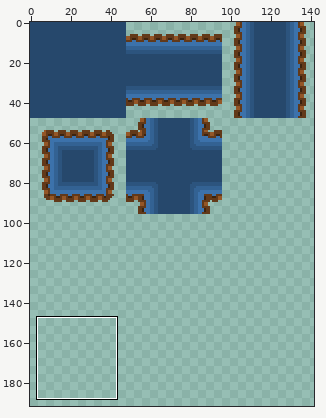
One commit to this sprite sheet: assets/biomes/ocean.png. The picture above shows the old version from afar; the outline marks the close-up.
Close-up. Earlier state:
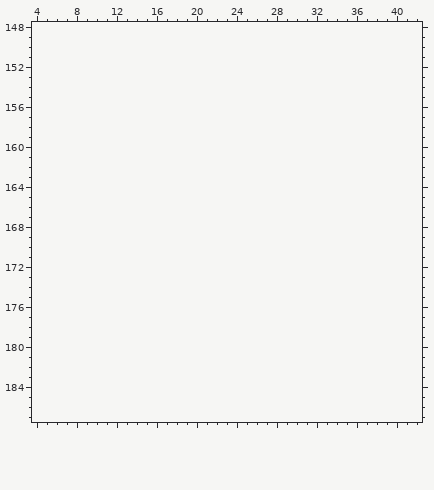
The file is 144x96 pixels. Shown: x 4..42, y 148..187. The old version is drawn lined up with the new one, on the new canvas. The wide view leaves out empty margins. The commit also changed other parts of the picture, which this record leaves out.
Palette (. is transparent): 
After the commit:
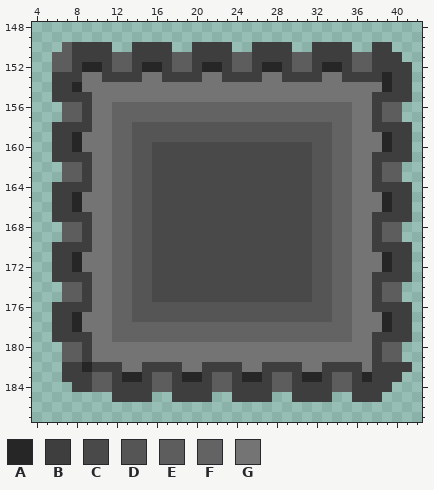
Colours new in this view: A #262626  B #3e3e3e  C #494949  D #555555  E #5d5d5d  F #636363  G #747474
Edits made:
canvas 144x96 -> 144x192
y 150: x 7..11 ..... -> EBBBB; x 14..17 .... -> BBBB; x 20..23 .... -> BBBB; x 26..29 .... -> BBBB; x 32..35 .... -> BBBB; x 38..39 .. -> BB
y 151: x 6..40 ................................... -> EEBBBBEEBBBBEEBBBBEEBBBBEEBBBBEEBBB
y 152: x 6..41 .................................... -> EEBAABEEBAABEEBAABEEBAABEEBAABEEBBBB
y 153: x 6..41 .................................... -> BBBGGBBBBGGBBBBGGBBBBGGBBBBGGBBBBABB
y 154: x 6..41 .................................... -> BBAGGGGGGGGGGGGGGGGGGGGGGGGGGGGGGABB
y 155: x 6..41 .................................... -> BBBBGGGGGGGGGGGGGGGGGGGGGGGGGGGGBBBB
y 156..157: x 7..40 .................................. -> EEBGGFFFFFFFFFFFFFFFFFFFFFFFFGGBEE
y 158: x 6..41 .................................... -> BBBBGGFFDDDDDDDDDDDDDDDDDDDDFFGGBBBB
y 159: x 6..41 .................................... -> BBAGGGFFDDDDDDDDDDDDDDDDDDDDFFGGGABB
y 160: x 6..41 .................................... -> BBAGGGFFDDCCCCCCCCCCCCCCCCDDFFGGGABB
y 161: x 6..41 .................................... -> BBBBGGFFDDCCCCCCCCCCCCCCCCDDFFGGBBBB
y 162..163: x 7..40 .................................. -> EEBGGFFDDCCCCCCCCCCCCCCCCDDFFGGBEE
y 164: x 6..41 .................................... -> BBBBGGFFDDCCCCCCCCCCCCCCCCDDFFGGBBBB
y 165..166: x 6..41 .................................... -> BBAGGGFFDDCCCCCCCCCCCCCCCCDDFFGGGABB
y 167: x 6..41 .................................... -> BBBBGGFFDDCCCCCCCCCCCCCCCCDDFFGGBBBB
y 168..169: x 7..40 .................................. -> EEBGGFFDDCCCCCCCCCCCCCCCCDDFFGGBEE
y 170: x 6..41 .................................... -> BBBBGGFFDDCCCCCCCCCCCCCCCCDDFFGGBBBB
y 171..172: x 6..41 .................................... -> BBAGGGFFDDCCCCCCCCCCCCCCCCDDFFGGGABB
y 173: x 6..41 .................................... -> BBBBGGFFDDCCCCCCCCCCCCCCCCDDFFGGBBBB
y 174..175: x 7..40 .................................. -> EEBGGFFDDCCCCCCCCCCCCCCCCDDFFGGBEE
y 176: x 6..41 .................................... -> BBBBGGFFDDDDDDDDDDDDDDDDDDDDFFGGBBBB
y 177: x 6..41 .................................... -> BBAGGGFFDDDDDDDDDDDDDDDDDDDDFFGGGABB
y 178: x 6..41 .................................... -> BBAGGGFFFFFFFFFFFFFFFFFFFFFFFFGGGABB
y 179: x 6..41 .................................... -> BBBBGGFFFFFFFFFFFFFFFFFFFFFFFFGGBBBB
y 180..181: x 7..40 .................................. -> EEBGGGGGGGGGGGGGGGGGGGGGGGGGGGGBEE
y 182: x 7..41 ................................... -> BBABBBGGBBBBGGBBBBGGBBBBGGBBBBGBBBB
y 183: x 7..40 .................................. -> BBBEEBAABEEBAABEEBAABEEBAABEEBABBB
y 184: x 8..39 ................................ -> BBEEBBBBEEBBBBEEBBBBEEBBBBEEBBBB
y 185: x 12..15 .... -> BBBB; x 18..21 .... -> BBBB; x 24..27 .... -> BBBB; x 30..33 .... -> BBBB; x 36..38 ... -> BBB
Changed places in both close-ups, as pixel boxes (x1, y1, x2, y2):
added: (52, 42, 412, 402)
